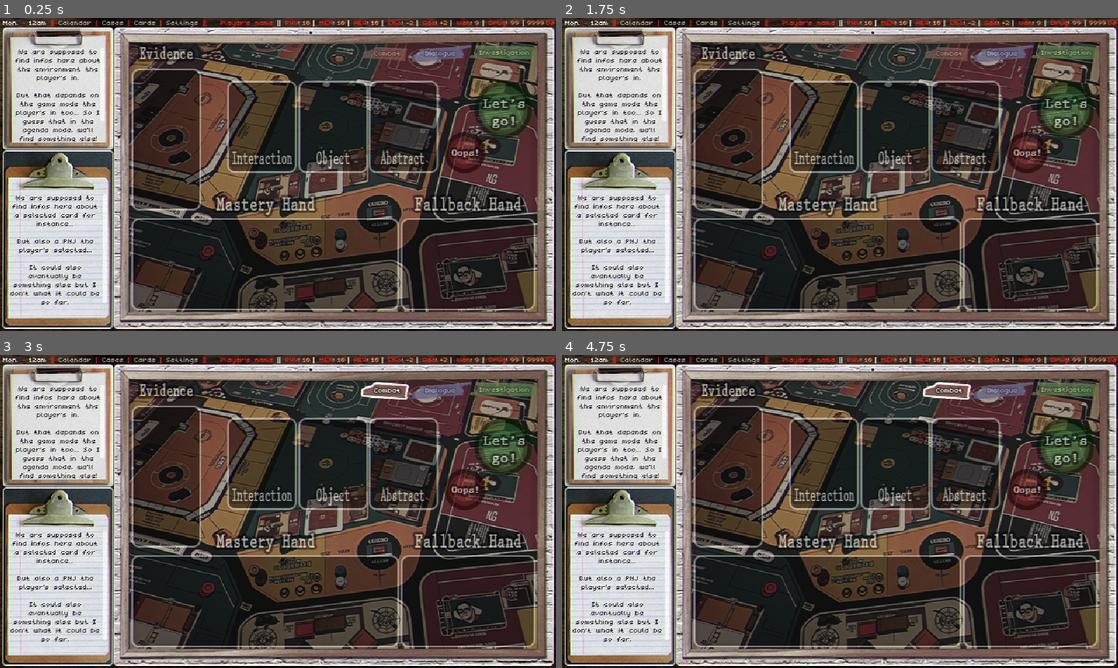
Above: before the commit, frames 1-4 (two rows, left to right).
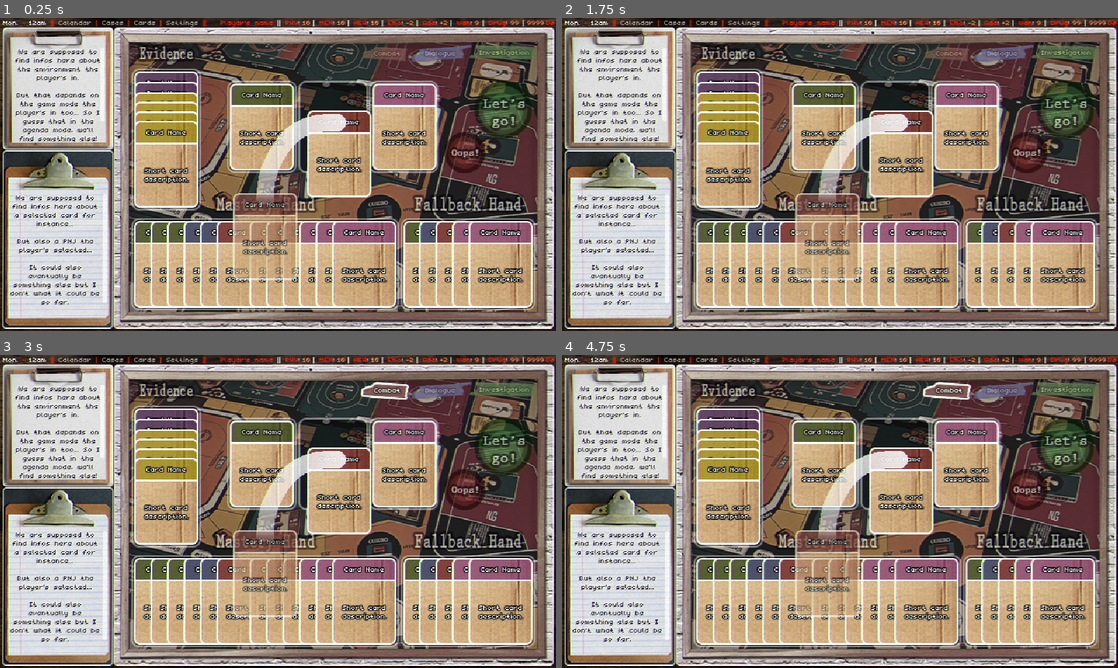
Above: after the commit, the same moments.

Repository: DomestiqueBaston/MY_ROLE_IN_THE_GRAND_SCHEME
Game: Godot game, scene res://SCENES/Interaction.tscn
The game is run twice, just before and just after one commit, with the same random seed, the same clock (stepped at 60 frames per second) and the same inputs. This scene is started directly instead of the project's main scene.
Inputs (mouse positions are in pixels of both pictures, inside the frame that each line leads up to):
- Up to frame 1 (0.25 s): no input
- Up to frame 2 (1.75 s): click (840, 174) at 0.5 s; click (840, 174) at 1.25 s
- Up to frame 3 (3 s): click (444, 389) at 2 s; click (394, 389) at 2.75 s
- Up to frame 4 (4.75 s): click (840, 511) at 3.5 s; click (840, 511) at 4.25 s

The runs differ from the first frame. In frame 1, 35% of the frame differs, in the area x 24-97%, y 17-93%; in frame 2, 35%; in frame 3, 35%; in frame 4, 35%.

Commit message:
Still working on screens and trying things...

Diff:
--- /dev/null
+++ b/TESTS/SCENES/Card_Selection.tscn
@@ -0,0 +1,90 @@
+[gd_scene load_steps=14 format=3 uid="uid://c0ukqcgb1ay3s"]
+
+[ext_resource type="Texture2D" uid="uid://dmuycjafxmxj" path="res://GRAPHICS/CARD_SELECTION/Frame.png" id="1_7kvak"]
+[ext_resource type="PackedScene" uid="uid://bpp2q1gpqxlx1" path="res://SCENES/Card.tscn" id="2_5myo3"]
+[ext_resource type="ButtonGroup" uid="uid://ceobmkvssjybu" path="res://UI/Oops_LetsGo_Group.tres" id="2_erusa"]
+[ext_resource type="Theme" uid="uid://dyiybdqrfra0p" path="res://UI/Generic_Theme.tres" id="2_r8krp"]
+[ext_resource type="Texture2D" uid="uid://gvyelslcisso" path="res://GRAPHICS/CARD_SELECTION/Ok_Normal.png" id="3_mq53m"]
+[ext_resource type="Texture2D" uid="uid://chh72py8tur0" path="res://GRAPHICS/CARD_SELECTION/Ok_Hover.png" id="4_mosnf"]
+[ext_resource type="BitMap" uid="uid://drh3npcujiq6o" path="res://GRAPHICS/CARD_SELECTION/Ok_Mask.png" id="5_ky4y5"]
+[ext_resource type="Texture2D" uid="uid://cn782xqxlk71a" path="res://GRAPHICS/CARD_SELECTION/Exit_Normal.png" id="6_xc5go"]
+[ext_resource type="Texture2D" uid="uid://ilhb6s2w3iuo" path="res://GRAPHICS/CARD_SELECTION/Exit_Hover.png" id="7_q7f8a"]
+[ext_resource type="BitMap" uid="uid://davrldnroxoyu" path="res://GRAPHICS/CARD_SELECTION/Exit_Mask.png" id="8_l5fsx"]
+[ext_resource type="Texture2D" uid="uid://7388holnybqv" path="res://GRAPHICS/CARD_SELECTION/Trash_Normal.png" id="9_lssqb"]
+[ext_resource type="Texture2D" uid="uid://gifoi2s6fg7k" path="res://GRAPHICS/CARD_SELECTION/Trash_Hover.png" id="10_1h4u3"]
+[ext_resource type="BitMap" uid="uid://y603kq1ejhcn" path="res://GRAPHICS/CARD_SELECTION/Trash_Mask.png" id="11_ysq3u"]
+
+[node name="Card_Selection" type="Node2D"]
+metadata/_edit_lock_ = true
+
+[node name="BG" type="ColorRect" parent="."]
+offset_right = 640.0
+offset_bottom = 360.0
+size_flags_horizontal = 0
+color = Color(0.0946, 0.11, 0.09922, 0.376471)
+metadata/_edit_lock_ = true
+
+[node name="Painting" type="Sprite2D" parent="."]
+texture = ExtResource("1_7kvak")
+centered = false
+offset = Vector2(20, 20)
+metadata/_edit_lock_ = true
+
+[node name="Buttons" type="Control" parent="."]
+layout_mode = 3
+anchors_preset = 0
+offset_left = 20.0
+offset_top = 20.0
+offset_right = 620.0
+offset_bottom = 340.0
+theme = ExtResource("2_r8krp")
+metadata/_edit_lock_ = true
+
+[node name="Ok" type="TextureButton" parent="Buttons"]
+offset_right = 640.0
+offset_bottom = 360.0
+tooltip_text = "Validate the Deck"
+toggle_mode = true
+button_group = ExtResource("2_erusa")
+texture_normal = ExtResource("3_mq53m")
+texture_pressed = ExtResource("3_mq53m")
+texture_hover = ExtResource("4_mosnf")
+texture_click_mask = ExtResource("5_ky4y5")
+metadata/_edit_lock_ = true
+
+[node name="Exit" type="TextureButton" parent="Buttons"]
+offset_right = 640.0
+offset_bottom = 360.0
+tooltip_text = "Close that screen!"
+toggle_mode = true
+button_group = ExtResource("2_erusa")
+texture_normal = ExtResource("6_xc5go")
+texture_pressed = ExtResource("6_xc5go")
+texture_hover = ExtResource("7_q7f8a")
+texture_click_mask = ExtResource("8_l5fsx")
+metadata/_edit_lock_ = true
+
+[node name="Trash" type="TextureButton" parent="Buttons"]
+offset_right = 640.0
+offset_bottom = 360.0
+tooltip_text = "Throw that card away!"
+toggle_mode = true
+button_group = ExtResource("2_erusa")
+texture_normal = ExtResource("9_lssqb")
+texture_pressed = ExtResource("9_lssqb")
+texture_hover = ExtResource("10_1h4u3")
+texture_click_mask = ExtResource("11_ysq3u")
+metadata/_edit_lock_ = true
+
+[node name="TMP" type="Node2D" parent="."]
+visible = false
+metadata/_edit_lock_ = true
+
+[node name="Card" parent="TMP" instance=ExtResource("2_5myo3")]
+position = Vector2(75, 75)
+
+[node name="Card2" parent="TMP" instance=ExtResource("2_5myo3")]
+position = Vector2(238, 185)
+
+[node name="Card3" parent="TMP" instance=ExtResource("2_5myo3")]
+position = Vector2(328, 185)
--- a/TESTS/SCENES/Interaction.tscn
+++ b/TESTS/SCENES/Interaction.tscn
@@ -34,7 +34,6 @@
 [node name="Playground" parent="." instance=ExtResource("3_hdhly")]
 
 [node name="TMP" type="Node2D" parent="."]
-visible = false
 metadata/_edit_lock_ = true
 
 [node name="Card1" parent="TMP" instance=ExtResource("3_iytka")]
@@ -88,24 +87,30 @@
 [node name="Card19" parent="TMP" instance=ExtResource("3_iytka")]
 position = Vector2(501, 233)
 
-[node name="Combat" parent="TMP/Card19/Card_Mask/Card_BG/Card_Color" index="0"]
-visible = false
-
-[node name="Dialogue" parent="TMP/Card19/Card_Mask/Card_BG/Card_Color" index="2"]
-visible = true
-
 [node name="Carte_Evidence" parent="TMP/Card19/Card_Mask/Card_BG" index="1"]
 visible = false
 
 [node name="Card21" parent="TMP" instance=ExtResource("3_iytka")]
 position = Vector2(520, 233)
 
+[node name="Combat" parent="TMP/Card21/Card_Mask/Card_BG/Card_Color" index="0"]
+visible = false
+
+[node name="Abstract" parent="TMP/Card21/Card_Mask/Card_BG/Card_Color" index="3"]
+visible = true
+
 [node name="Carte_Evidence" parent="TMP/Card21/Card_Mask/Card_BG" index="1"]
 visible = false
 
 [node name="Card22" parent="TMP" instance=ExtResource("3_iytka")]
 position = Vector2(539, 233)
 
+[node name="Combat" parent="TMP/Card22/Card_Mask/Card_BG/Card_Color" index="0"]
+visible = false
+
+[node name="Abstract" parent="TMP/Card22/Card_Mask/Card_BG/Card_Color" index="3"]
+visible = true
+
 [node name="Carte_Evidence" parent="TMP/Card22/Card_Mask/Card_BG" index="1"]
 visible = false
 
@@ -172,35 +177,23 @@
 [node name="Card9" parent="TMP" instance=ExtResource("3_iytka")]
 position = Vector2(249, 233)
 
-[node name="Combat" parent="TMP/Card9/Card_Mask/Card_BG/Card_Color" index="0"]
-visible = false
-
 [node name="Carte_Evidence" parent="TMP/Card9/Card_Mask/Card_BG" index="1"]
 visible = false
 
 [node name="Card11" parent="TMP" instance=ExtResource("3_iytka")]
 position = Vector2(287, 233)
 
-[node name="Combat" parent="TMP/Card11/Card_Mask/Card_BG/Card_Color" index="0"]
-visible = false
-
 [node name="Carte_Evidence" parent="TMP/Card11/Card_Mask/Card_BG" index="1"]
 visible = false
 
 [node name="Card12" parent="TMP" instance=ExtResource("3_iytka")]
 position = Vector2(306, 233)
 
-[node name="Combat" parent="TMP/Card12/Card_Mask/Card_BG/Card_Color" index="0"]
-visible = false
-
 [node name="Carte_Evidence" parent="TMP/Card12/Card_Mask/Card_BG" index="1"]
 visible = false
 
 [node name="Card13" parent="TMP" instance=ExtResource("3_iytka")]
 position = Vector2(325, 233)
-
-[node name="Combat" parent="TMP/Card13/Card_Mask/Card_BG/Card_Color" index="0"]
-visible = false
 
 [node name="Carte_Evidence" parent="TMP/Card13/Card_Mask/Card_BG" index="1"]
 visible = false
@@ -245,18 +238,11 @@
 modulate = Color(1, 1, 1, 0.784314)
 position = Vector2(268, 201)
 
-[node name="Combat" parent="TMP/Card10/Card_Mask/Card_BG/Card_Color" index="0"]
-visible = false
-
 [node name="Carte_Evidence" parent="TMP/Card10/Card_Mask/Card_BG" index="1"]
 visible = false
 
 [node name="Card20" parent="TMP" instance=ExtResource("3_iytka")]
-modulate = Color(1, 1, 1, 0.784314)
 position = Vector2(353, 106)
-
-[node name="Combat" parent="TMP/Card20/Card_Mask/Card_BG/Card_Color" index="0"]
-visible = false
 
 [node name="Carte_Evidence" parent="TMP/Card20/Card_Mask/Card_BG" index="1"]
 visible = false
@@ -267,6 +253,9 @@
 [node name="Combat" parent="TMP/Card23/Card_Mask/Card_BG/Card_Color" index="0"]
 visible = false
 
+[node name="Lieu" parent="TMP/Card23/Card_Mask/Card_BG/Card_Color" index="5"]
+visible = true
+
 [node name="Carte_Evidence" parent="TMP/Card23/Card_Mask/Card_BG" index="1"]
 visible = false
 
@@ -276,6 +265,9 @@
 [node name="Combat" parent="TMP/Card24/Card_Mask/Card_BG/Card_Color" index="0"]
 visible = false
 
+[node name="Lieu" parent="TMP/Card24/Card_Mask/Card_BG/Card_Color" index="5"]
+visible = true
+
 [node name="Carte_Evidence" parent="TMP/Card24/Card_Mask/Card_BG" index="1"]
 visible = false
 
@@ -285,6 +277,9 @@
 [node name="Combat" parent="TMP/Card25/Card_Mask/Card_BG/Card_Color" index="0"]
 visible = false
 
+[node name="Object" parent="TMP/Card25/Card_Mask/Card_BG/Card_Color" index="4"]
+visible = true
+
 [node name="Carte_Evidence" parent="TMP/Card25/Card_Mask/Card_BG" index="1"]
 visible = false
 
@@ -294,6 +289,9 @@
 [node name="Combat" parent="TMP/Card26/Card_Mask/Card_BG/Card_Color" index="0"]
 visible = false
 
+[node name="Object" parent="TMP/Card26/Card_Mask/Card_BG/Card_Color" index="4"]
+visible = true
+
 [node name="Carte_Evidence" parent="TMP/Card26/Card_Mask/Card_BG" index="1"]
 visible = false
 
@@ -303,6 +301,9 @@
 [node name="Combat" parent="TMP/Card27/Card_Mask/Card_BG/Card_Color" index="0"]
 visible = false
 
+[node name="Object" parent="TMP/Card27/Card_Mask/Card_BG/Card_Color" index="4"]
+visible = true
+
 [node name="Carte_Evidence" parent="TMP/Card27/Card_Mask/Card_BG" index="1"]
 visible = false
 
@@ -311,6 +312,9 @@
 
 [node name="Combat" parent="TMP/Card28/Card_Mask/Card_BG/Card_Color" index="0"]
 visible = false
+
+[node name="Object" parent="TMP/Card28/Card_Mask/Card_BG/Card_Color" index="4"]
+visible = true
 
 [node name="Carte_Evidence" parent="TMP/Card28/Card_Mask/Card_BG" index="1"]
 visible = false
--- a/TESTS/SCENES/Investigation_Center.tscn
+++ b/TESTS/SCENES/Investigation_Center.tscn
@@ -106,6 +106,7 @@
 metadata/_edit_lock_ = true
 
 [node name="Report" type="Label" parent="Chalkboard_Content/Chalk_Mask/Case_Report"]
+layout_mode = 0
 offset_left = 2.0
 offset_top = 16.0
 offset_right = 574.0
@@ -145,6 +146,7 @@
 metadata/_edit_lock_ = true
 
 [node name="Difficulty_Selector" type="PanelContainer" parent="Chalkboard_Content/Chalk_Mask/Difficulty"]
+layout_mode = 0
 offset_left = 67.0
 offset_top = -6.0
 offset_right = 104.0
@@ -185,6 +187,7 @@
 metadata/_edit_lock_ = true
 
 [node name="Case_Selector" type="PanelContainer" parent="Chalkboard_Content/Chalk_Mask/Case"]
+layout_mode = 0
 offset_left = 18.0
 offset_top = -6.0
 offset_right = 141.0
Binary file added: TESTS/GRAPHICS/CARD_SELECTION/Exit_Hover.png
Not shown, added: TESTS/GRAPHICS/CARD_SELECTION/Exit_Hover.png.import
Binary file added: TESTS/GRAPHICS/CARD_SELECTION/Exit_Mask.png
Not shown, added: TESTS/GRAPHICS/CARD_SELECTION/Exit_Mask.png.import
Binary file added: TESTS/GRAPHICS/CARD_SELECTION/Exit_Normal.png
Not shown, added: TESTS/GRAPHICS/CARD_SELECTION/Exit_Normal.png.import
Binary file added: TESTS/GRAPHICS/CARD_SELECTION/Frame.png
Not shown, added: TESTS/GRAPHICS/CARD_SELECTION/Frame.png.import
Binary file added: TESTS/GRAPHICS/CARD_SELECTION/Ok_Hover.png
Not shown, added: TESTS/GRAPHICS/CARD_SELECTION/Ok_Hover.png.import
Binary file added: TESTS/GRAPHICS/CARD_SELECTION/Ok_Mask.png
Not shown, added: TESTS/GRAPHICS/CARD_SELECTION/Ok_Mask.png.import
(and 9 more such lines)
